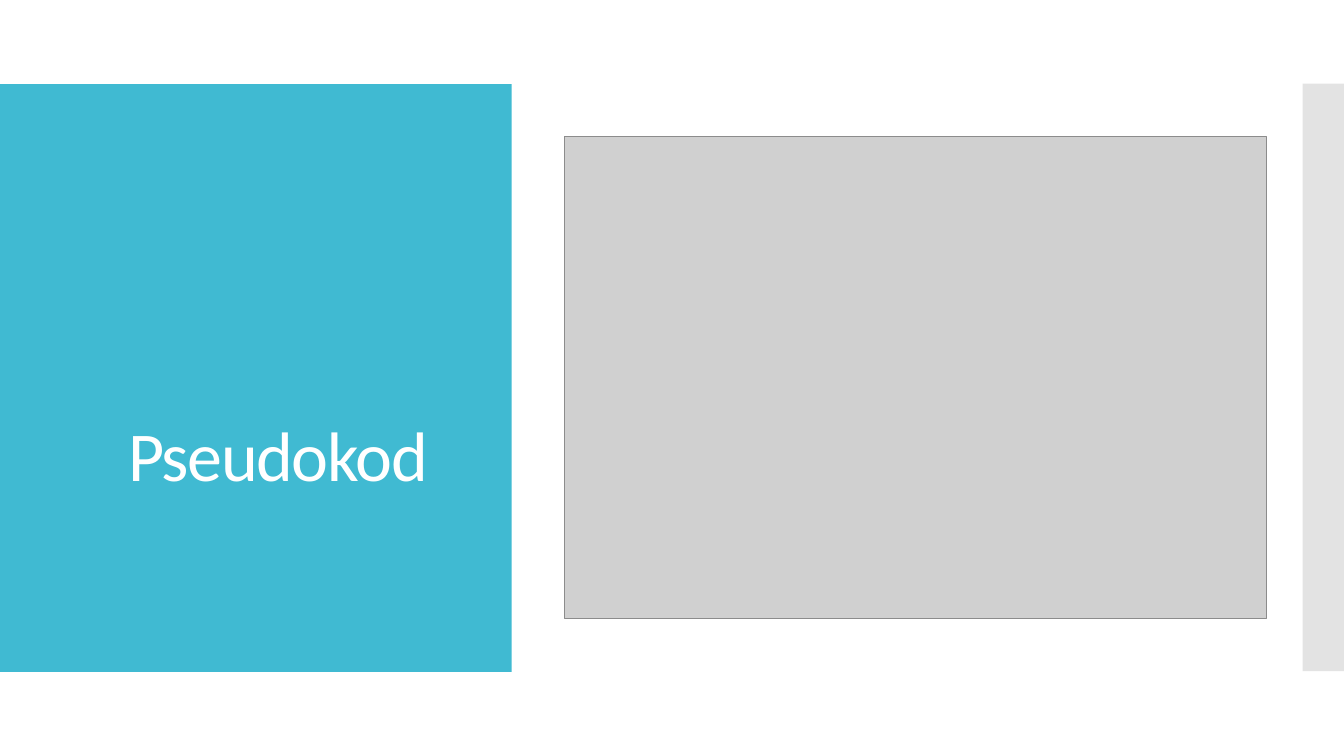
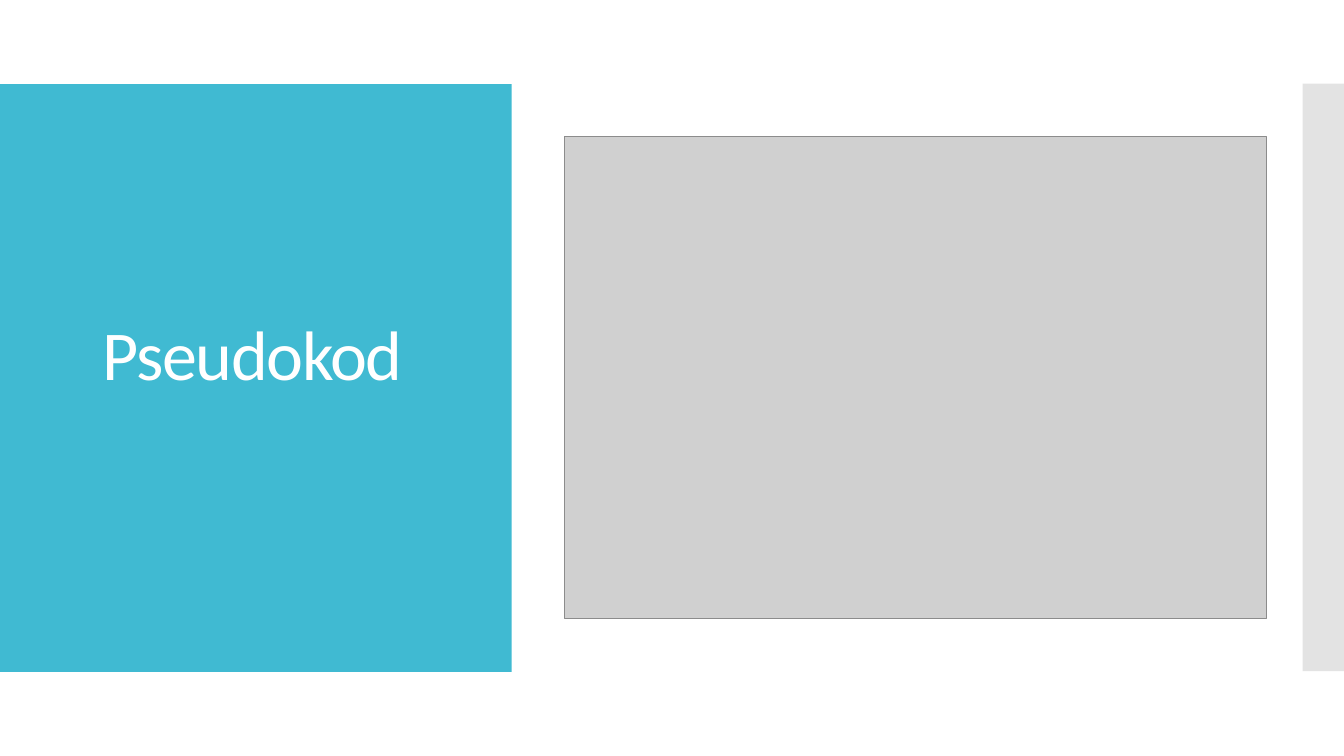
Before and after one commit to ZerocksX/FERBioinformaticsNavarro, a slide deck: slide 4 of dokumentacija/Prezentacija_BioInf_Navarro.pptx (slide 3 before the commit). Drawn at 1344x756 pixels with LibreOffice and Linux fonts; fonts in the diff are those of the drawing; grey boxes stand for pictures. Boxes give left, top, right and bottom in pixels: in the first picture for what was removed or moved away, otherwise in the second. Text is boxed around its words. In the diff, an @@ line names an element or a change of style, - is before the commit and + after.

```diff
--- a/dokumentacija/Prezentacija_BioInf_Navarro.pptx
+++ b/dokumentacija/Prezentacija_BioInf_Navarro.pptx
@@ title "Pseudokod": place and size @@
-title "Pseudokod" at [128, 432, 428, 482]
+title "Pseudokod" at [103, 331, 403, 381]
```
Also in this commit, not shown: 3 other slides changed, 2 slides added, 1 other file.
